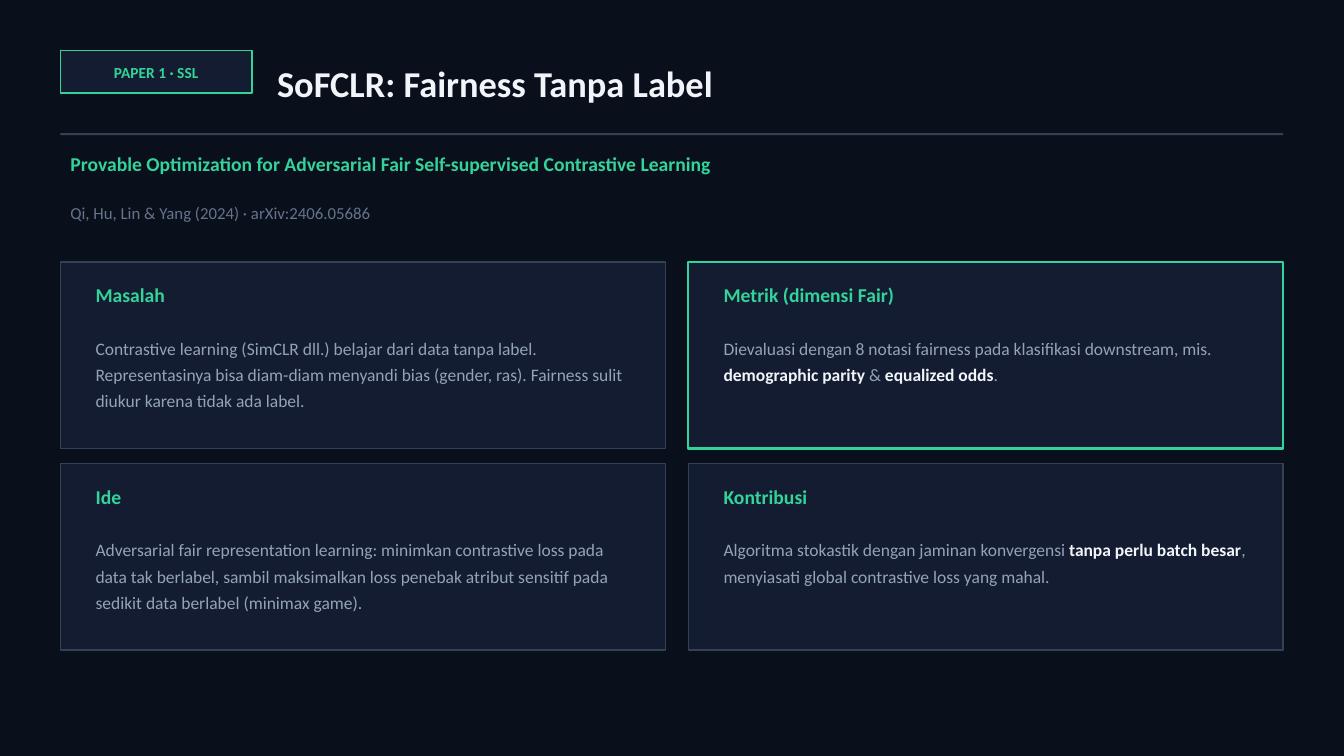
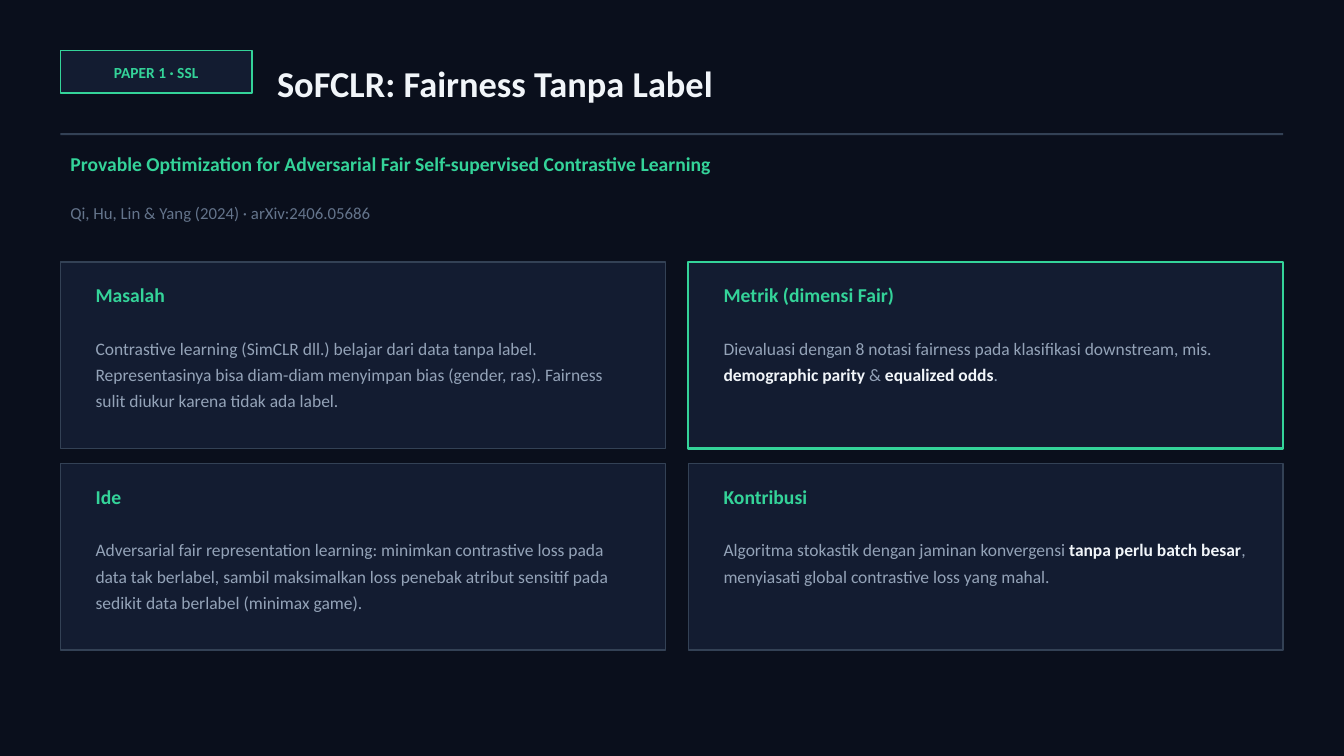
Before and after one commit to awangga/awangga.github.io, a slide deck: slide 5 of safe/metrics/SAFE-AI-Metrics.pptx (slide 4 before the commit). Drawn at 1344x756 pixels with LibreOffice and Linux fonts; fonts in the diff are those of the drawing. Boxes give left, top, right and bottom in pixels: in the first picture for what was removed or moved away, otherwise in the second. Text is boxed around its words. In the diff, an @@ line names an element or a change of style, - is before the commit and + after.

```diff
--- a/safe/metrics/SAFE-AI-Metrics.pptx
+++ b/safe/metrics/SAFE-AI-Metrics.pptx
@@ text at (x1=96, y1=342, x2=603, y2=407): text changed @@
-Contrastive learning (SimCLR dll.) belajar dari data tanpa label. Representasinya bisa diam-diam menyandi bias (gender, ras). Fairness sulit diukur karena tidak ada label.
+Contrastive learning (SimCLR dll.) belajar dari data tanpa label. Representasinya bisa diam-diam menyimpan bias (gender, ras). Fairness sulit diukur karena tidak ada label.
```
Also in this commit, not shown: 1 other slide changed, 1 slide added, 1 other file.
